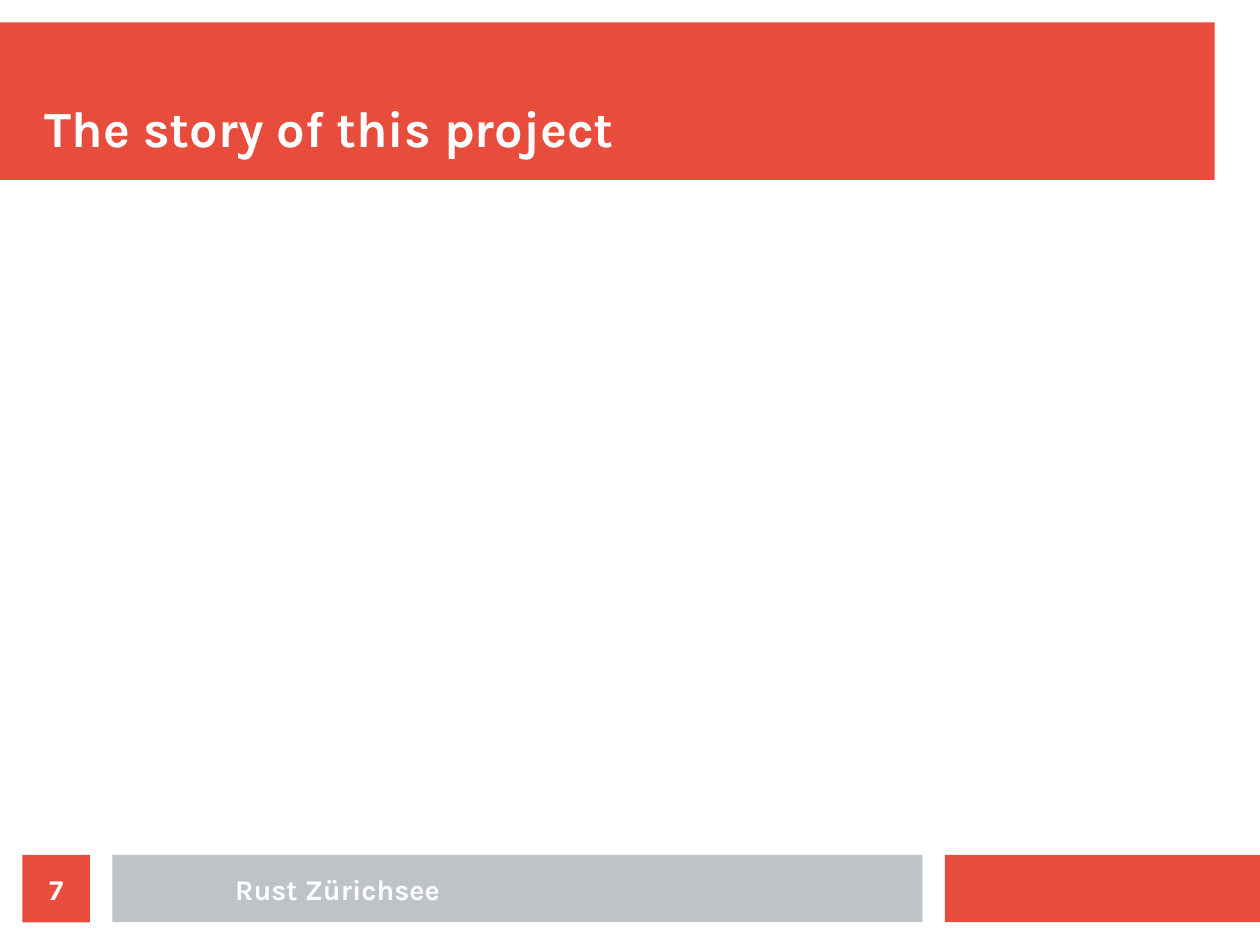
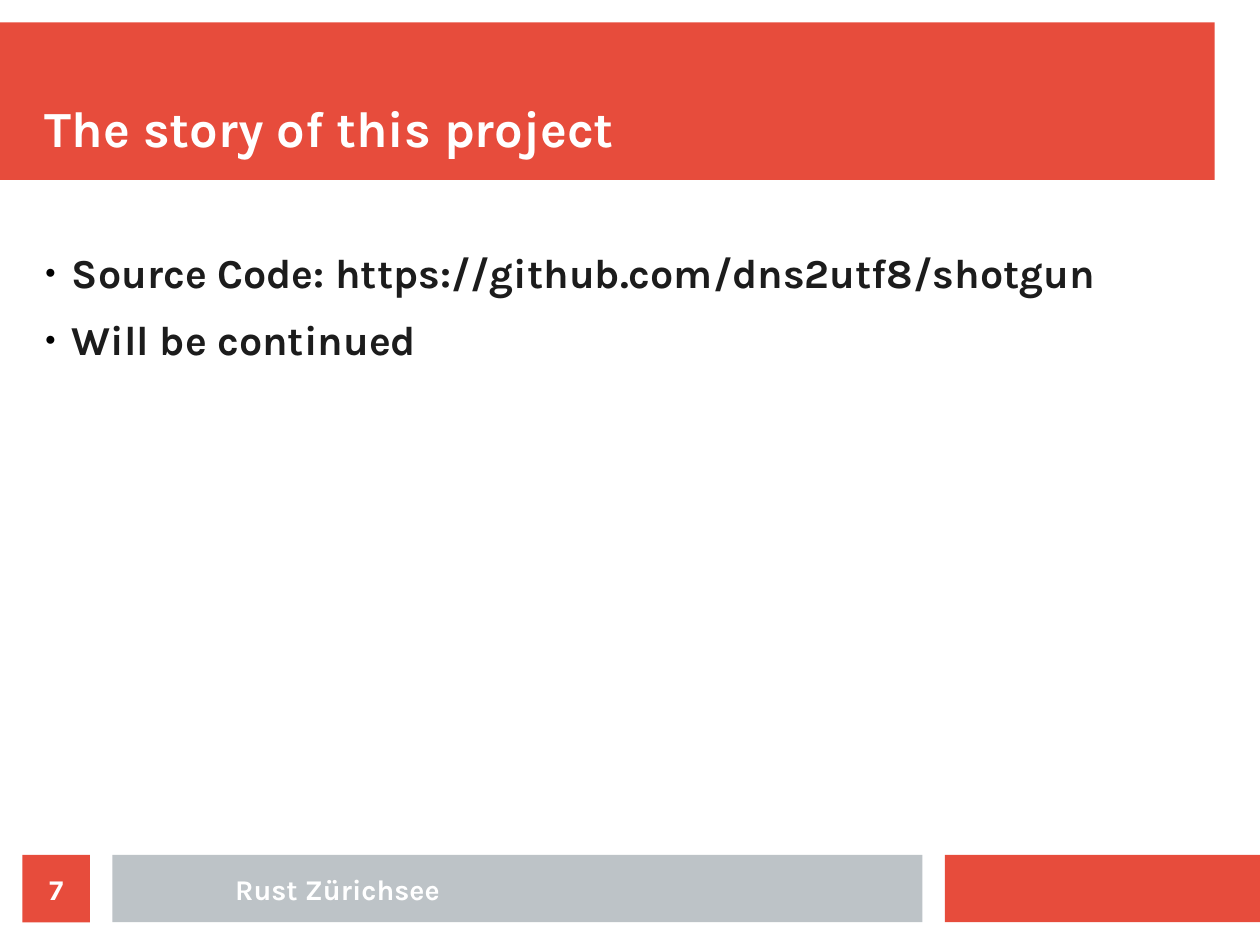
Before and after one commit to rust-zurichsee/meetups, a slide deck: slide 7 of slides/2017-05-15_2-year-anniversary/slides_stefan.odp. Drawn at 1260x945 pixels with LibreOffice and Linux fonts; fonts in the diff are those of the drawing; background and template pictures are left out. Boxes give left, top, right and bottom in pixels: in the first picture for what was removed or moved away, otherwise in the second. Text is boxed around its words. In the diff, an @@ line names an element or a change of style, - is before the commit and + after.

Commit message:
Add my slides

```diff
--- a/slides/2017-05-15_2-year-anniversary/slides_stefan.odp
+++ b/slides/2017-05-15_2-year-anniversary/slides_stefan.odp
@@ text added at [72, 257, 1095, 356], 25.9 pt, text #1C1C1C, bold @@
+● Source Code: https://github.com/dns2utf8/shotgun
+● Will be continued
```
Also in this commit, not shown: 1 other file.
